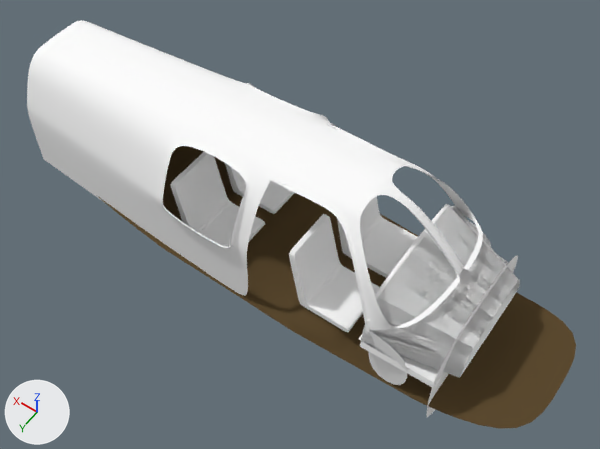
An edit to the Blender file Blender/beecha35int.blend, drawn before and after from the same camera.
Rendered twice from a 50 mm camera at (0.93, 2.66, 4.19) aimed at (2.83, 0.0, 0.02). The axes (+X, +Y, +Z) are drawn at lower left. The lights are the same throughout.

Objects in the first picture: 'backseats', 'dash', 'firewall', 'floor', 'frontseats', 'panel.001', 'panellower', 'windowrims'.
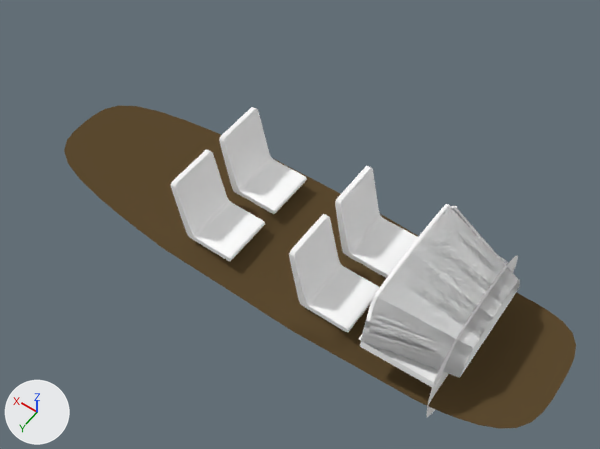
Where the change shows, as pixel boxes (x1, y1, x2, y2) in the pictures (600 x 449 px):
'windowrims', hidden: before (27, 20, 491, 385)

What the commit changed:
Object 'windowrims' (ob_windowrims) is now hidden.
